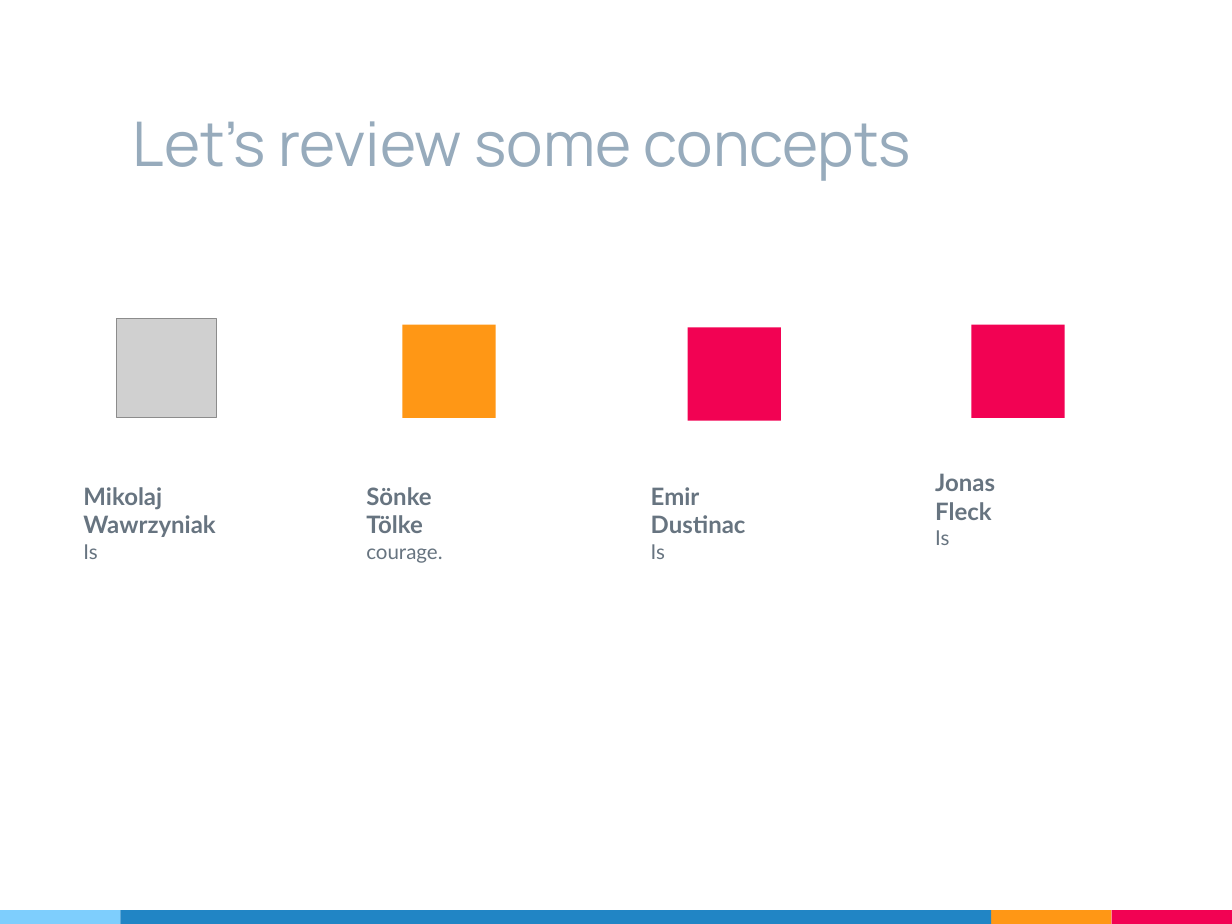
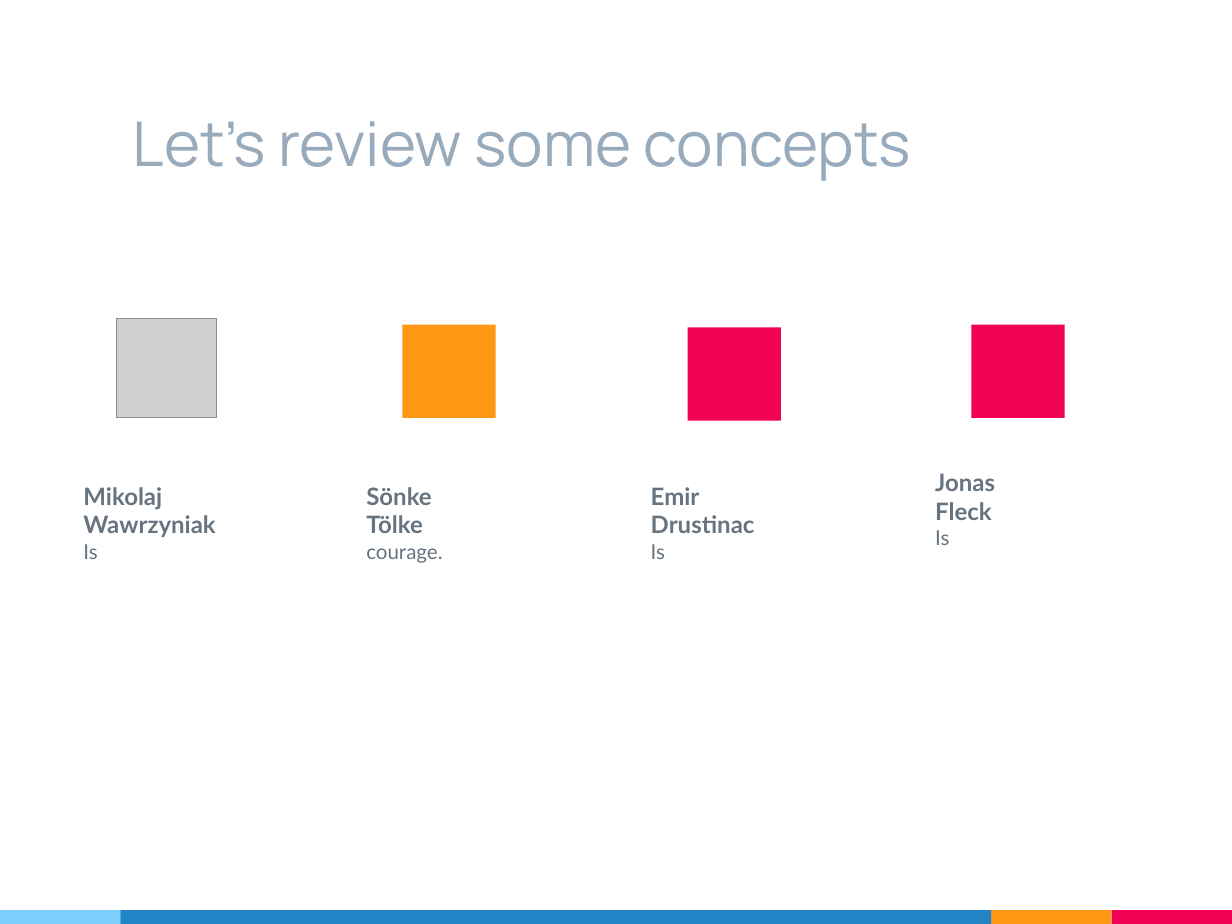
Before and after one commit to mikigraf/Lunchmates, a slide deck: slide 30 of Praesi 1 30 mai.pptx (slide 29 before the commit). Drawn at 1232x924 pixels with LibreOffice and Linux fonts; fonts in the diff are those of the drawing; grey boxes stand for pictures. Boxes give left, top, right and bottom in pixels: in the first picture for what was removed or moved away, otherwise in the second. Text is boxed around its words. In the diff, an @@ line names an element or a change of style, - is before the commit and + after.

```diff
--- a/Praesi 1 30 mai.pptx
+++ b/Praesi 1 30 mai.pptx
@@ text at (x1=651, y1=515, x2=755, y2=533): text changed @@
-Dustinac
+Drustinac
```
Also in this commit, not shown: 1 other slide changed, 2 slides added, 1 slide removed.
